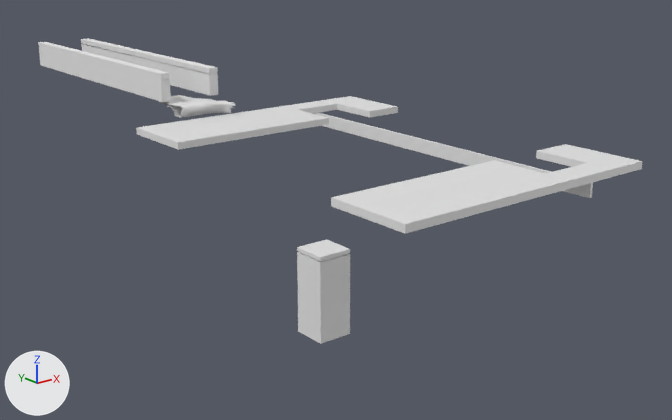
A saved change to the Blender file Assets/models/cave/room02/room02c.blend.
Both versions are drawn from a 50 mm lens placed at (-138.2, -143.5, 12.9), pointed at (-95.0, -89.6, -8.6). Lighting does not change. The marker at lower left points along +X, +Y and +Z. The same objects are shown in both versions, whatever each file hides.

Script lines for the objects in view, before the commit:
```python
me_cube_001 = bpy.data.meshes.new('Cube.001')
me_cube_001.from_pydata(...)  # 60 vertices, 53 faces; spans x -1.23..1.23, y -1.23..1.23, z -2.16..3.8
me_cube_002 = bpy.data.meshes.new('Cube.002')
me_cube_002.from_pydata(...)  # a box spanning x -0.1..0.1, y -15.1..15.1, z -0.5..0.5
me_cube_003 = bpy.data.meshes.new('Cube.003')
me_cube_003.from_pydata(...)  # 127 vertices, 110 faces; spans x -2.5..8.2, y -14.9..8.7, z -2.7..-0.5
me_cube_003.materials.append(mat_astrology_door_frame)  # its picture is missing
ob_half_wall_002 = bpy.data.objects.new('half_wall.002', me_cube_003)
ob_half_wall_002.location = (-102.3, -65.78, 2.33)
_m = ob_half_wall_002.modifiers.new('EdgeSplit', 'EDGE_SPLIT')
_m = ob_half_wall_002.modifiers.new('Mirror', 'MIRROR')
ob_pipe_support_003 = bpy.data.objects.new('pipe_support.003', me_cube_001)
ob_pipe_support_003.location = (-103.28, -98.62, -11.21)
ob_platform_track = bpy.data.objects.new('platform_track', me_cube_002)
ob_platform_track.location = (-93.17, -96.41, -2.43)
# also in view: 'rear_platform' at (-98.2, -108.5, -1.7); '02a.009_ledge.000' at (-102.3, -81.1, -0.9); 'forward_platform' at (-98.2, -86.0, -1.7)
```
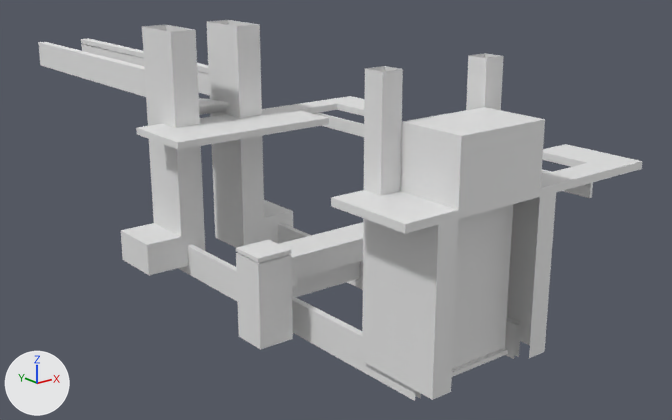
What changed in the scene script:
```text
Add me_cube_011:
    me_cube_011.from_pydata(...)  # a box spanning x -3.24..3.24, y -2.14..2.14, z -0.14..0.14
Add me_cube_007_1:
    me_cube_007_1.from_pydata(...)  # 43 vertices, 35 faces; spans x 0.0..4.69, y -1.75..1.0, z -1.0..1.16
Add me_cylinder:
    me_cylinder.from_pydata(...)  # 128 vertices, 128 faces; spans x -1.0..1.0, y -1.0..1.0, z -1.0..1.0
    me_cylinder.polygons.foreach_set('use_smooth', [True] * 128)
Add me_cube_009:
    me_cube_009.from_pydata(...)  # 36 vertices, 29 faces; spans x -4.57..4.69, y -1.0..1.73, z -2.77..1.14
Add me_cube_010_1:
    me_cube_010_1.from_pydata([(3.9, -13.9, -1.2), (3.9, -13.9, 1.2), (3.9, 13.9, -1.2), (3.9, 13.9, 1.2), (4.4, -13.9, -1.2), (4.4, -13.9, 1.2), (4.4, 13.9, -1.2), (4.4, 13.9, 1.2)], [], [(1, 3, 2, 0), (7, 5, 4, 6), (5, 7, 3, 1)])
Add me_cube_004_1:
    me_cube_004_1.from_pydata(...)  # 16 vertices, 12 faces; spans x 1.74..6.57, y -1.0..1.0, z -1.0..1.19
Change ob_pipe_support_003:
    ob_pipe_support_003.location: (-103.28, -98.62, -11.21) -> (-107.95, -98.62, -10.2)
Add ob_crystal_lift:
    ob_crystal_lift = bpy.data.objects.new('crystal_lift', me_cube_011)
    ob_crystal_lift.location = (-101.17, -107.73, -12.12)
Add ob_sourth_pillars:
    ob_sourth_pillars = bpy.data.objects.new('sourth_pillars', me_cube_007_1)
    ob_sourth_pillars.parent = ob_crystal_harvester
    ob_sourth_pillars.matrix_parent_inverse = Matrix(((1.0, 0.0, 0.0, 101.2), (0.0, 1.0, 0.0, 106.3), (0.0, 0.0, 1.0, 0.467), (0.0, 0.0, 0.0, 1.0)))
    ob_sourth_pillars.location = (-101.2, -107.7, -3.96)
    ob_sourth_pillars.scale = (1.0, 2.14, 7.99)
    _m = ob_sourth_pillars.modifiers.new('Mirror', 'MIRROR')
    _m.use_clip = True
Add ob_pipe:
    ob_pipe = bpy.data.objects.new('pipe', me_cylinder)
    ob_pipe.location = (-107.12, -98.62, -8.75)
    ob_pipe.rotation_euler = (0.0, 1.571, 0.0)  # degrees (0, 90, 0)
Add ob_shovel:
    ob_shovel = bpy.data.objects.new('shovel', me_cube_009)
    ob_shovel.location = (-101.17, -96.32, -9.2)
Add ob_shovel_tracks:
    ob_shovel_tracks = bpy.data.objects.new('shovel_tracks', me_cube_010_1)
    ob_shovel_tracks.location = (-101.18, -95.95, -11.71)
    _m = ob_shovel_tracks.modifiers.new('Mirror', 'MIRROR')
Add ob_north_pillars:
    ob_north_pillars = bpy.data.objects.new('north_pillars', me_cube_004_1)
    ob_north_pillars.location = (-102.3, -82.75, -4.14)
    ob_north_pillars.scale = (1.0, 2.14, 7.99)
    _m = ob_north_pillars.modifiers.new('Mirror', 'MIRROR')
```

What differs and where, as boxes (x1, y1, x2, y2) in the pictures (672 x 420 px):
'sourth_pillars', added
    after: (362, 53, 556, 400)
'north_pillars', added
    after: (121, 20, 293, 275)
'pipe_support.003', moved
    before: (297, 239, 350, 344)
    after: (236, 240, 293, 350)
'shovel_tracks', added
    after: (178, 223, 521, 401)
'shovel', added
    after: (279, 222, 363, 297)
'crystal_lift', added
    after: (452, 348, 508, 377)
'pipe', added
    after: (292, 267, 298, 293)
'platform_track', unchanged, covered by the edit
    both: (313, 113, 593, 198)
